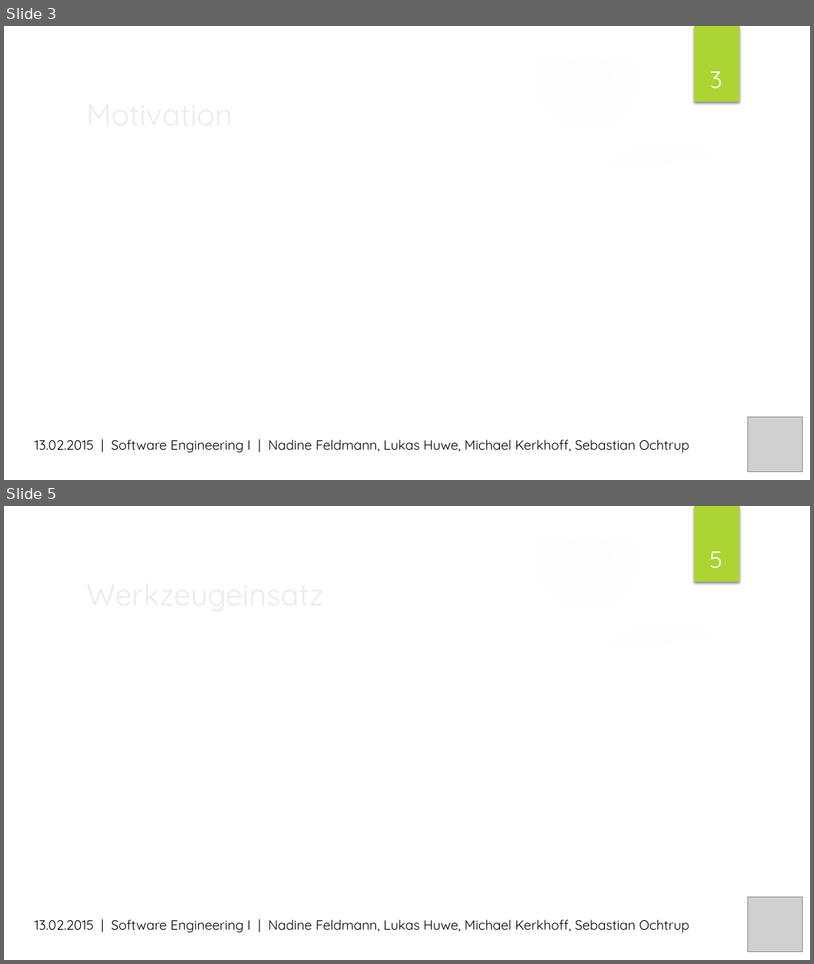
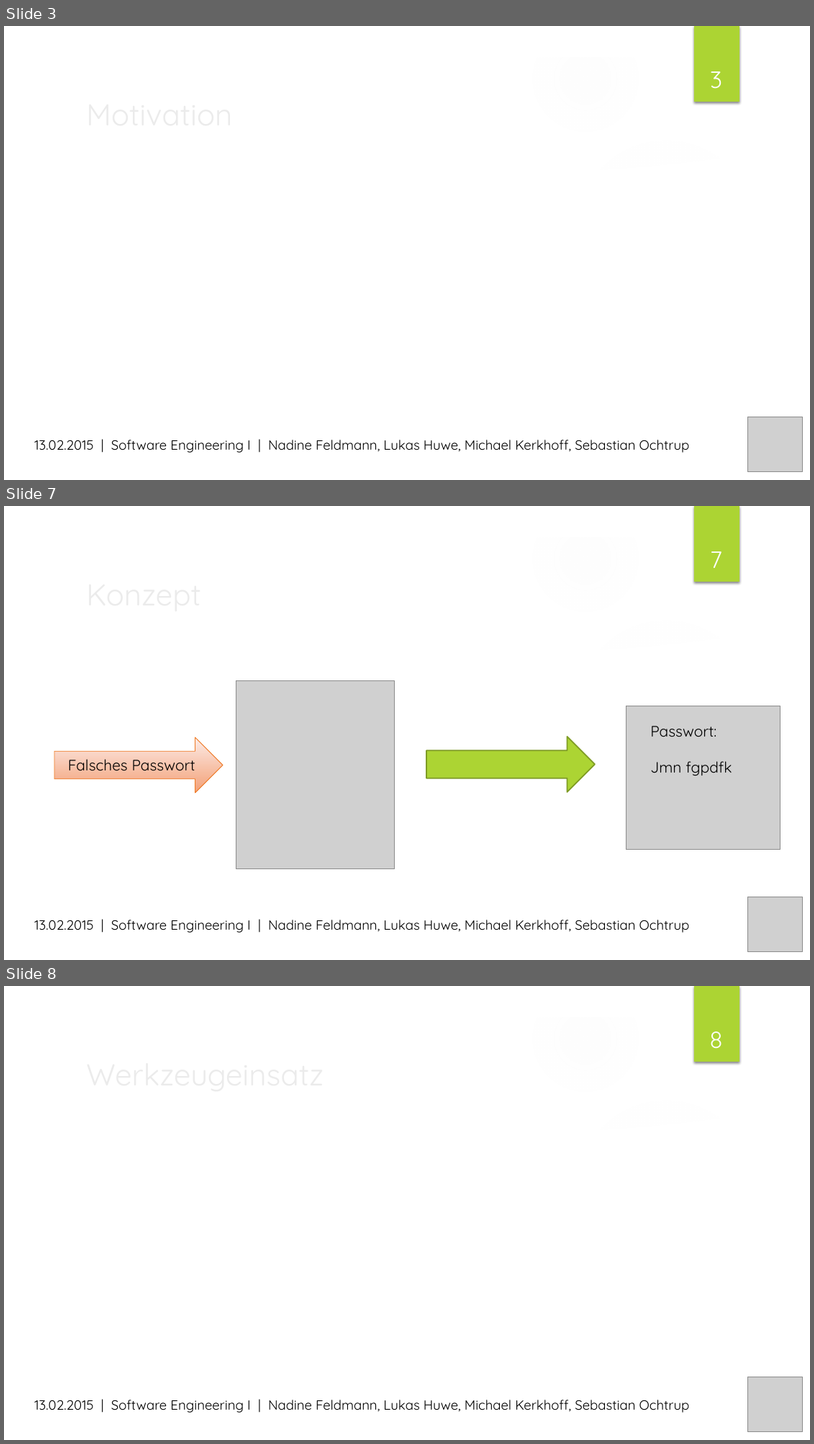
Before and after one commit to MrXXX92/pwsafe, a slide deck: Dokumentation/PWSafe Präsentation.pptx. Shown one above the other, each under a label of ours: slides 3 and 5 before the commit, slides 3, 7 and 8 after it; the slides between them are not shown. The pictures are 814x964 and 814x1444 pixels, drawn with LibreOffice and Linux fonts; fonts in the diff are those of the drawing; grey boxes stand for pictures; background and template pictures are left out. Boxes give left, top, right and bottom in pixels: in the first picture for what was removed or moved away, otherwise in the second. Text is boxed around its words. In the diff, an @@ line names an element or a change of style, - is before the commit and + after.

Commit message:
Teil "Konzept" für die Präsentation erstellt

```diff
--- a/Dokumentation/PWSafe Präsentation.pptx
+++ b/Dokumentation/PWSafe Präsentation.pptx
@@ slide 7 added at (4, 506, 810, 960), background picture (left out); not listed: 9 template elements that a slide beside it also shows @@
@@ title added at (80, 570, 660, 617), 36 pt, text #EBEBEB @@
+Konzept
@@ page number added at (710, 551, 723, 568), 28 pt, text #FFFFFF @@
+7
@@ picture added at (237, 681, 395, 868) @@
@@ picture added at (627, 705, 781, 849) @@
@@ right arrow added at (54, 737, 223, 793), fill gradient #FCEDE7 to #F3A078, outline #EF7A24 0.75 pt, 18 pt, text #000000 @@
+Falsches Passwort
@@ right arrow added at (427, 736, 596, 792), fill #ACD433, outline #7F9D26 1.5 pt @@
@@ text added at (651, 726, 732, 775), 18 pt, text #000000 @@
+Passwort:
+Jmn fgpdfk
@@ picture added at (748, 897, 802, 951) @@
@@ text added at (34, 919, 690, 932), 16 pt, text #000000 @@
+13.02.2015 | Software Engineering I | Nadine Feldmann, Lukas Huwe, Michael Kerkhoff, Sebastian Ochtrup
@@ what was slide 5 is now slide 8 @@
@@ page number at (710, 1031, 723, 1049): text changed @@
-5
+8
```
Also in this commit, not shown: 1 slide changed, 3 other slides added.
